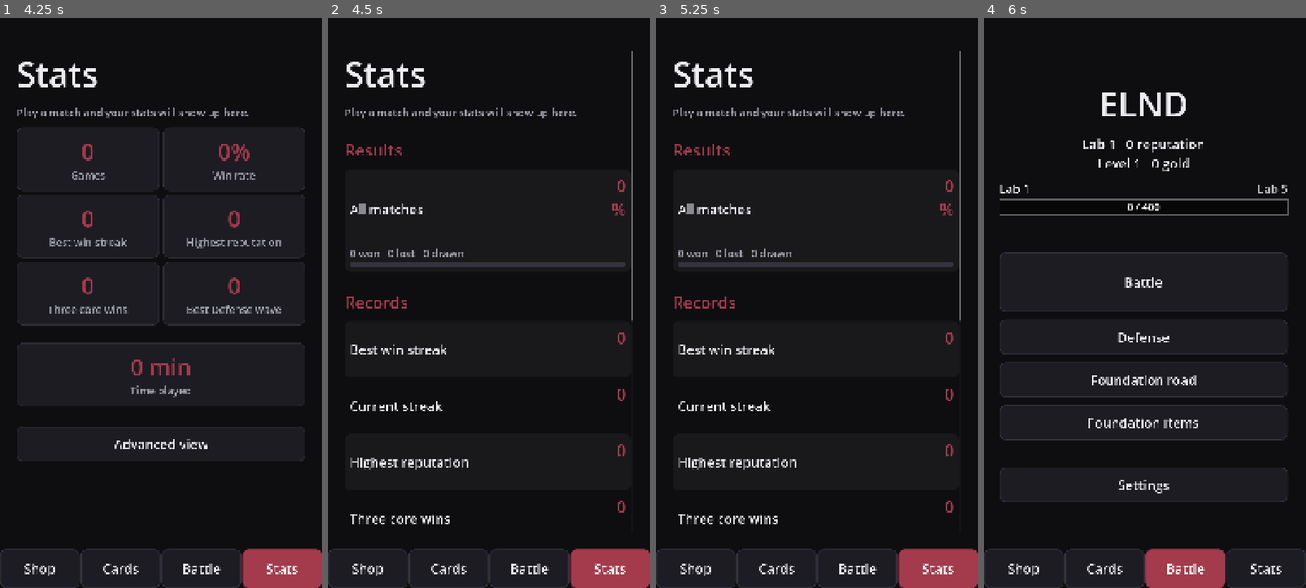
Above: before the commit, frames 1-4 (left to right).
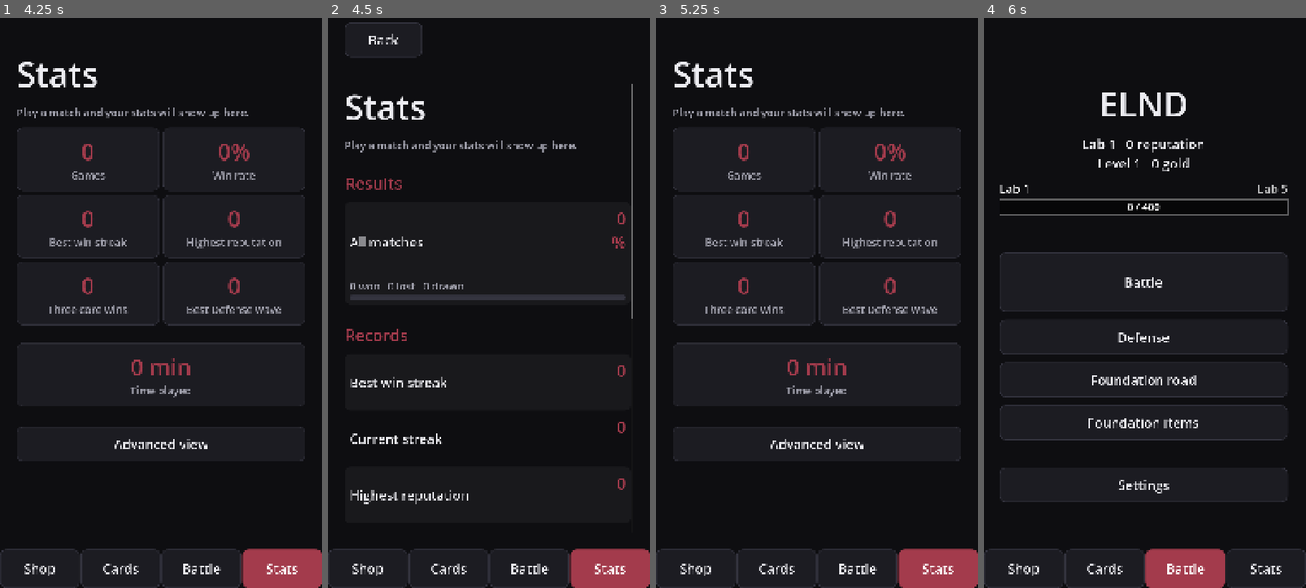
Above: after the commit, the same moments.

Repository: HenryElendheim/ELND
Game: Godot game, scene res://scenes/splash.tscn
The game is run twice, just before and just after one commit, with the same random seed, the same clock (stepped at 60 frames per second) and the same inputs.
Inputs (mouse positions are in pixels of both pictures, inside the frame that each line leads up to):
- Up to frame 1 (4.25 s): tap Enter at 0.5 s; move the mouse to (231, 274) at 0.52 s; click (231, 274) at 0.67 s; drag from (96, 331) to (144, 417) at 1.27 s; click "Shop" at 2 s; click "Cards" at 2.75 s; click "Stats" at 3.5 s
- Up to frame 2 (4.5 s): click "Advanced view" at 4.25 s
- Up to frame 3 (5.25 s): click (710, 40) at 5 s, where only the run after the commit has a clickable "Back"
- Up to frame 4 (6 s): click "Battle" at 5.75 s

Frame 1 is identical in both runs. In frame 2, 6.9% of the frame differs, in the area x 5-95%, y 0-89%; in frame 3, 5.3%; in frame 4, nothing differs.

Commit message:
Back button fixed in the top left of every deeper menu
Settings, Admin, the Foundation road, Foundation items and the advanced
stats now have a Back button in the top left corner that stays put while
the rest scrolls. It replaces the Back buttons at the bottom. In the
advanced stats it takes you back to the simple view. Card details have
the same Back in the top left instead of Close at the bottom.

Diff:
--- a/scenes/admin.gd
+++ b/scenes/admin.gd
@@ -58,8 +58,6 @@
 
 	_section("Progress")
 	add(Ui.button("Reset progress", _reset_progress))
-	add(Ui.spacer(24))
-	add(Ui.button("Back", go_back))
 
 
 func _section(title: String) -> void:
--- a/scenes/deck.gd
+++ b/scenes/deck.gd
@@ -87,7 +87,6 @@
 			tile.tapped.connect(func() -> void: _peek(id))
 			grid.add_child(tile)
 		add(grid)
-	add_back_button()
 
 
 ## The filter buttons: every card category, apart from neutralized cards, which never show here.
--- a/scenes/items.gd
+++ b/scenes/items.gd
@@ -45,7 +45,6 @@
 		add(Ui.button("Open chests", func() -> void: Nav.go(CHEST_SCENE)))
 	var next := Progress.games_to_injection_chest()
 	_row(Color(colours.injection), "10", "Next Injection chest", "in %d game%s" % [next, "" if next == 1 else "s"], "Every %d games you finish, an Injection chest with an Evolution Injection is waiting." % Progress.injection_chest_every())
-	add_back_button()
 
 
 ## One item: its badge, its name and count, and a line about what it does.
--- a/scenes/road.gd
+++ b/scenes/road.gd
@@ -39,7 +39,6 @@
 			tile.tapped.connect(func() -> void: _open(id))
 			grid.add_child(tile)
 		add(grid)
-	add_back_button()
 	if marker != null:
 		_scroll_to.call_deferred(marker)
 
--- a/scenes/settings_menu.gd
+++ b/scenes/settings_menu.gd
@@ -47,7 +47,6 @@
 	if Settings.get_value("admin_mode"):
 		add(Ui.button("Admin tools", func() -> void: Nav.go("res://scenes/admin.tscn")))
 	add(Ui.spacer(24))
-	add(Ui.button("Back", go_back))
 	add(Ui.spacer(24))
 	var version: Label = add(Ui.label("v%s" % ProjectSettings.get_setting("application/config/version"), "MutedLabel"))
 	version.horizontal_alignment = HORIZONTAL_ALIGNMENT_CENTER
--- a/scenes/shop.gd
+++ b/scenes/shop.gd
@@ -17,7 +17,6 @@
 	if waiting > 0:
 		add(Ui.spacer(24))
 		add(Ui.button("Open chests (%d)" % waiting, func() -> void: Nav.go(CHEST_SCENE)))
-	add_back_button()
 	_show_gold()
 
 
--- a/scenes/stats.gd
+++ b/scenes/stats.gd
@@ -20,7 +20,6 @@
 		_build_overview(s)
 	add(Ui.spacer(16))
 	add(Ui.button("Simple view" if _advanced else "Advanced view", _switch))
-	add_back_button()
 
 
 func _switch() -> void:
@@ -31,6 +30,7 @@
 	for child in content.get_children():
 		child.queue_free()
 	build()
+	refresh_back()
 
 
 ## Six big numbers in two columns, then the favourite card and the total play time.
@@ -208,6 +208,14 @@
 	return "%d h %d min" % [minutes / 60, minutes % 60] if minutes >= 60 else "%d min" % minutes
 
 
+## The advanced view is a deeper view, so it gets the Back button in the top left, which returns to the simple view.
+func wants_back() -> bool:
+	return super() or _advanced
+
+
 func go_back() -> bool:
+	if _advanced:
+		_switch()
+		return true
 	Nav.go(MENU_SCENE)
 	return true
--- a/scripts/ui/card_detail.gd
+++ b/scripts/ui/card_detail.gd
@@ -42,6 +42,10 @@
 	cover.add_child(margin)
 	var column := VBoxContainer.new()
 	margin.add_child(column)
+	var back := Ui.button("Back", close)
+	back.size_flags_horizontal = Control.SIZE_SHRINK_BEGIN
+	back.custom_minimum_size = Screen.BACK_SIZE
+	column.add_child(back)
 
 	var header := HBoxContainer.new()
 	header.add_theme_constant_override("separation", 32)
@@ -75,9 +79,6 @@
 		var button := Ui.button(action[0], func() -> void: _run(action[1]))
 		button.custom_minimum_size.y = 130
 		buttons.add_child(button)
-	var close_button := Ui.button("Close", close)
-	close_button.custom_minimum_size.y = 130
-	buttons.add_child(close_button)
 	column.add_child(buttons)
 
 
--- a/scripts/ui/screen.gd
+++ b/scripts/ui/screen.gd
@@ -2,9 +2,11 @@
 extends Control
 ## Base for every full screen menu. It sets up safe margins and a scrolling column,
 ## so each screen only has to fill content with its own controls inside build().
+## Screens opened on top of the main menu get a Back button fixed in the top left corner, which never scrolls away.
 
 const SIDE_MARGIN := 56
 const TOP_MARGIN := 120
+const BACK_SIZE := Vector2(260, 110)
 
 var content := VBoxContainer.new()
 ## The scrolling area around the content, so a screen can scroll to a part of itself.
@@ -12,10 +14,13 @@
 ## True when the screen sits inside a page of the main menu, which has its own tabs, so it needs no Back button.
 var embedded := false
 
+var _margin := MarginContainer.new()
+var _back: Button
+
 
 func _ready() -> void:
 	set_anchors_preset(PRESET_FULL_RECT)
-	var margin := MarginContainer.new()
+	var margin := _margin
 	margin.set_anchors_preset(PRESET_FULL_RECT)
 	for side in ["left", "right"]:
 		margin.add_theme_constant_override("margin_" + side, SIDE_MARGIN)
@@ -32,7 +37,13 @@
 	content.size_flags_horizontal = SIZE_EXPAND_FILL
 	content.size_flags_vertical = SIZE_EXPAND_FILL
 	scroll.add_child(content)
+	_back = Ui.button("Back", func() -> void: go_back())
+	_back.size_flags_horizontal = SIZE_FILL
+	_back.custom_minimum_size = BACK_SIZE
+	_back.position = Vector2(SIDE_MARGIN, 24)
+	add_child(_back)
 	build()
+	refresh_back()
 	# The screen fades in as it opens, unless reduced motion is on.
 	if not Settings.reduced_motion():
 		content.modulate.a = 0.0
@@ -43,12 +54,17 @@
 	pass
 
 
-## Adds a Back button at the end of the screen, unless the screen is a page of the main menu.
-func add_back_button() -> void:
-	if embedded:
-		return
-	add(Ui.spacer(24))
-	add(Ui.button("Back", go_back))
+## Whether the Back button in the top left shows. Screens on top of the main menu have it,
+## and a page of the main menu can ask for it while it shows a deeper view, as the advanced stats do.
+func wants_back() -> bool:
+	return not embedded
+
+
+## Shows or hides the Back button to match wants_back, and makes room for it above the content.
+func refresh_back() -> void:
+	var shown := wants_back()
+	_back.visible = shown
+	_margin.add_theme_constant_override("margin_top", TOP_MARGIN + (int(BACK_SIZE.y) if shown else 0))
 
 
 ## Adds a control to the bottom of the column and hands it back, so it can be adjusted further.
Not shown, changed: docs/project-notes.md
